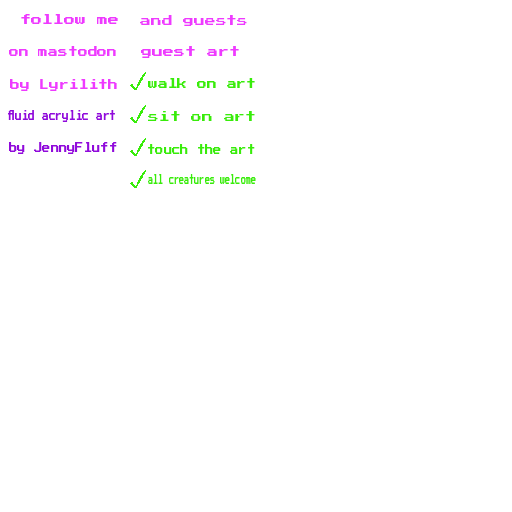
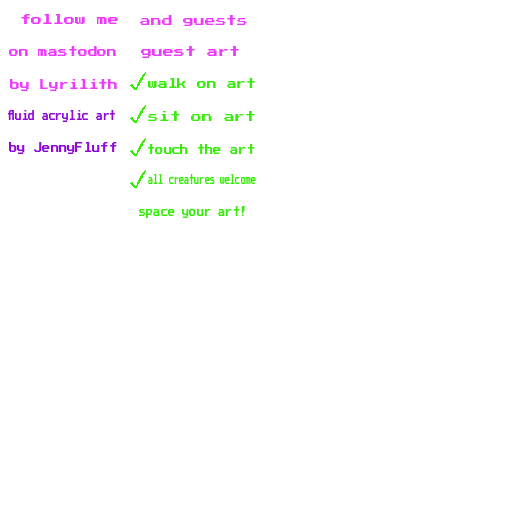
Layer changes from the first 512×512 image to the second:
added layer "canvas.png #11" above "checkmark copy" over (139, 206, 245, 218)
